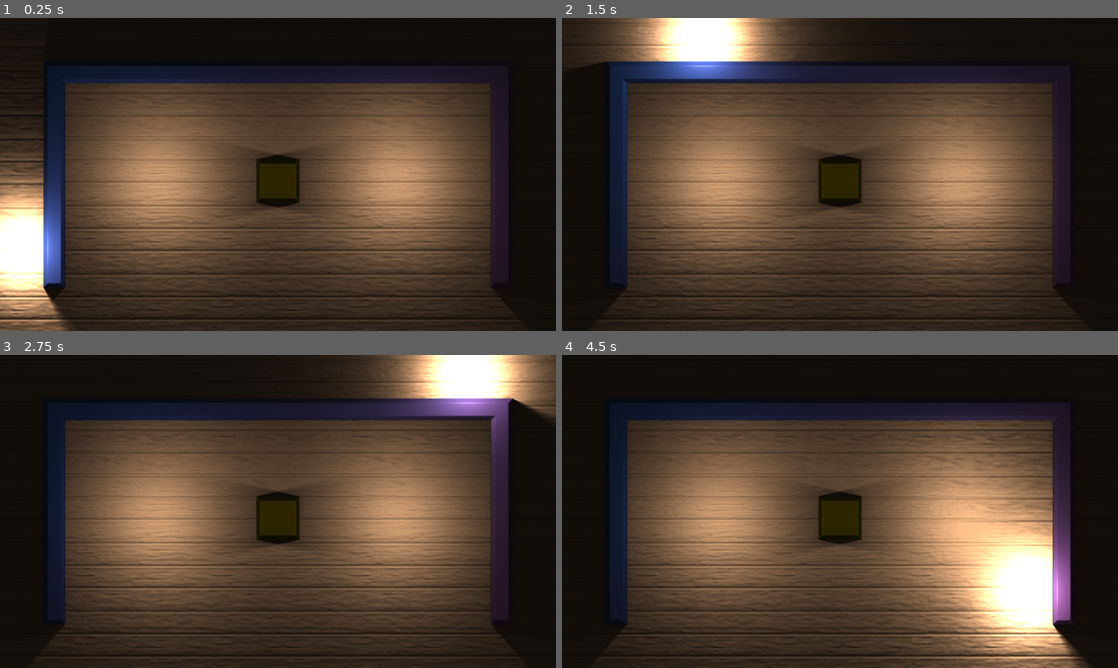
Above: before the commit, frames 1-4 (two rows, left to right).
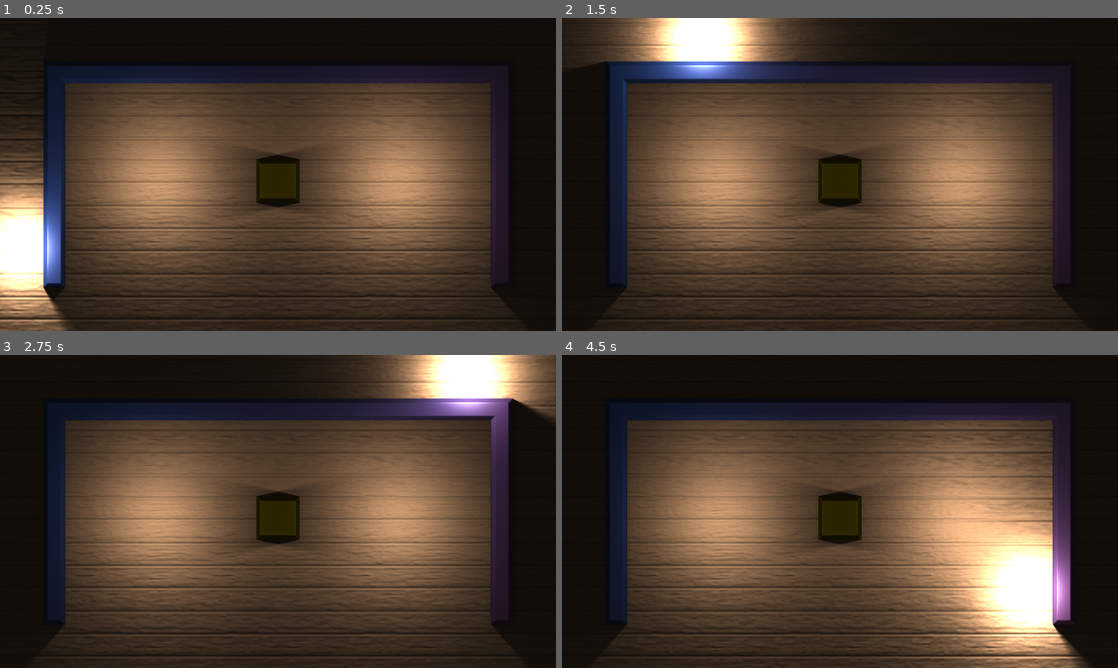
Above: after the commit, the same moments.

Repository: Oman395/godot-better-lighting-2d
Game: Godot game, scene res://Scene.tscn
Two runs of this game, one before a commit and one after it. Both use one fixed random seed, a clock stepped at 60 frames per second and the inputs below. The engine's default icon, where the game draws it, is replaced by a stand-in: a white triangle on a blue panel in a dark square.
Inputs:
- Up to frame 1 (0.25 s): no input
- Up to frame 2 (1.5 s): no input
- Up to frame 3 (2.75 s): no input
- Up to frame 4 (4.5 s): no input

The runs differ from the first frame. In frame 1, 0.2% of the frame differs, in the area x 8-10%, y 65-83%; in frame 2, 0.2%, in the area x 20-31%, y 15-18%; in frame 3, 0.2%; in frame 4, 0.2%.

Commit message:
couple changes, I already forgor what they are

Diff:
--- a/Scene.tscn
+++ b/Scene.tscn
@@ -57,7 +57,7 @@
 [sub_resource type="CanvasTexture" id="CanvasTexture_wlmtn"]
 diffuse_texture = ExtResource("5_g34uw")
 normal_texture = ExtResource("3_fu2yc")
-specular_color = Color(0.317647, 0.572549, 0, 1)
+specular_color = Color(0.317647, 0.498039, 0, 1)
 
 [sub_resource type="OccluderPolygon2D" id="OccluderPolygon2D_5d180"]
 polygon = PackedVector2Array(100, 100, 100, 620, 150, 620, 150, 150, 1130, 150, 1130, 620, 1180, 620, 1180, 100)
@@ -240,7 +240,7 @@
 metadata/_edit_lock_ = true
 
 [node name="PointLight2D" type="PointLight2D" parent="."]
-position = Vector2(789, 344)
+position = Vector2(633, 238)
 range_layer_min = -10
 range_layer_max = 10
 shadow_filter = 2
--- a/lighting.gdshader
+++ b/lighting.gdshader
@@ -18,14 +18,18 @@
 uniform float ao_step_size;
 uniform float ao_influence : hint_range(0.0, 1.0);
 
+varying mat4 inv_canvas_matrix;
+varying mat4 canvas_matrix;
+
 varying vec2 screen_pix_size;
 varying vec2 world_pos;
-varying vec2 worldPosMin;
-varying vec2 worldPosMax;
-varying mat4 inv_canvas_matrix;
-varying mat4 canvas_matrix;
+
 varying vec2 screen_offset;
 varying vec2 screen_scale;
+
+// We can't avoid applying AO several times, but at least we can only
+// calculate it once
+varying float ao;
 
 // Beckmann distribution
 float kSpec(vec3 N, vec3 H, float m) {
@@ -56,6 +60,27 @@
 	// from vertex() are accurate
 	vec2 world_pos_without_offset = (vec4(VERTEX, 0, 1) * inv_canvas_matrix).xy;
 	screen_offset = world_pos_without_offset - world_pos;
+
+	ao = 1.0;
+	if(ambient_occlusion) {
+		// Ambient occlusion based on some random stuff I found on discord .-.
+		vec2 marchPos = FRAGCOORD.xy;
+		vec2 Epsilon = vec2(2.0, 0.0);
+		// These normals are horrible but they seem to work well enough
+		vec2 norm = texture_sdf_normal(screen_uv_to_sdf(SCREEN_UV));
+		float res = 0.0;
+		vec2 rp;
+		// TBH I like vaguely understand how this works but not enough to explain it
+		for(uint i = uint(1); i<ao_step_count; i++) {
+			rp = marchPos + ao_step_size*float(i)*norm * screen_pix_size;
+			res+=(1.0/pow(2.0,float(i)))*(ao_step_size*float(i)-(texture_sdf(screen_uv_to_sdf(rp * screen_pix_size))));
+		}
+		// We need an influence scaler bc otherwise I've found it to look rlly weird
+		// That's probably just a skill issue though
+		if(res >= 0.0) {
+			ao = 1.0 - ao_influence * clamp(1.0 - ao_step_size / res, 0.0, 1.0);
+		}
+	}
 }
 
 vec2 UVtoWorld(vec2 uv) {
@@ -122,27 +147,6 @@
 		obs = 1.0 - clamp(obs, 0.0, 1.0);
 	}
 
-	float ao = 1.0;
-	if(ambient_occlusion) {
-		// Ambient occlusion based on some random stuff I found on discord .-.
-		marchPos = FRAGCOORD.xy;
-		vec2 Epsilon = vec2(2.0, 0.0);
-		// These normals are horrible but they seem to work well enough
-		vec2 norm = texture_sdf_normal(screen_uv_to_sdf(SCREEN_UV));
-		float res = 0.0;
-		vec2 rp;
-		// TBH I like vaguely understand how this works but not enough to explain it
-		for(uint i = uint(1); i<ao_step_count; i++) {
-			rp = marchPos + ao_step_size*float(i)*norm * screen_pix_size;
-			res+=(1.0/pow(2.0,float(i)))*(ao_step_size*float(i)-(texture_sdf(screen_uv_to_sdf(rp * screen_pix_size))));
-		}
-		// We need an influence scaler bc otherwise I've found it to look rlly weird
-		// That's probably just a skill issue though
-		if(res >= 0.0) {
-			ao = 1.0 - ao_influence * clamp(1.0 - ao_step_size / res, 0.0, 1.0);
-		}
-	}
-
 	// Finally get the world distance (including height) for the final magnitude
 	vec2 worldPos = UVtoWorld(SCREEN_UV);
 	vec3 worldPosLight = vec3(UVtoWorld(LIGHT_POSITION.xy * screen_pix_size), LIGHT_POSITION.z);
@@ -158,7 +162,7 @@
 	LIGHT = COLOR * ambient_amount * dot(NORMAL, vec3(0,0,1)) * ao / float(light_count);
 
 	vec4 specularColor = mix(vec4(1), COLOR, metallic);
-	vec4 specularAddition = specularColor * LIGHT_COLOR * LIGHT_ENERGY * max(kSpec(NORMAL, (LIGHT_DIRECTION + vec3(0,0,1)) * 0.5, specular), 0.0) * obs;
+	vec4 specularAddition = SPECULAR_SHININESS.a * specularColor * LIGHT_COLOR * LIGHT_ENERGY * max(kSpec(NORMAL, (LIGHT_DIRECTION + vec3(0,0,1)) * 0.5, specular), 0.0) * obs;
 	vec4 diffuseAddition = roughness * LIGHT_COLOR * LIGHT_ENERGY * COLOR * max(dot(NORMAL, LIGHT_DIRECTION), 0.0) * obs;
 	if(apply_distance_fade) {
 		specularAddition *= distance_fade;
